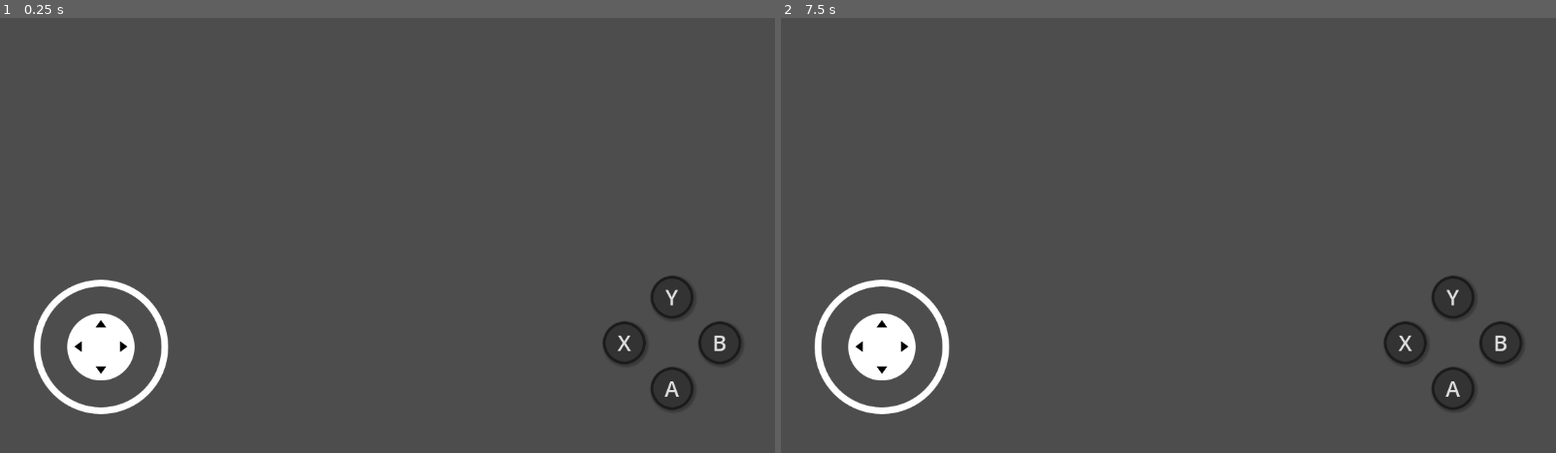
Above: before the commit, frames 1-2 (left to right).
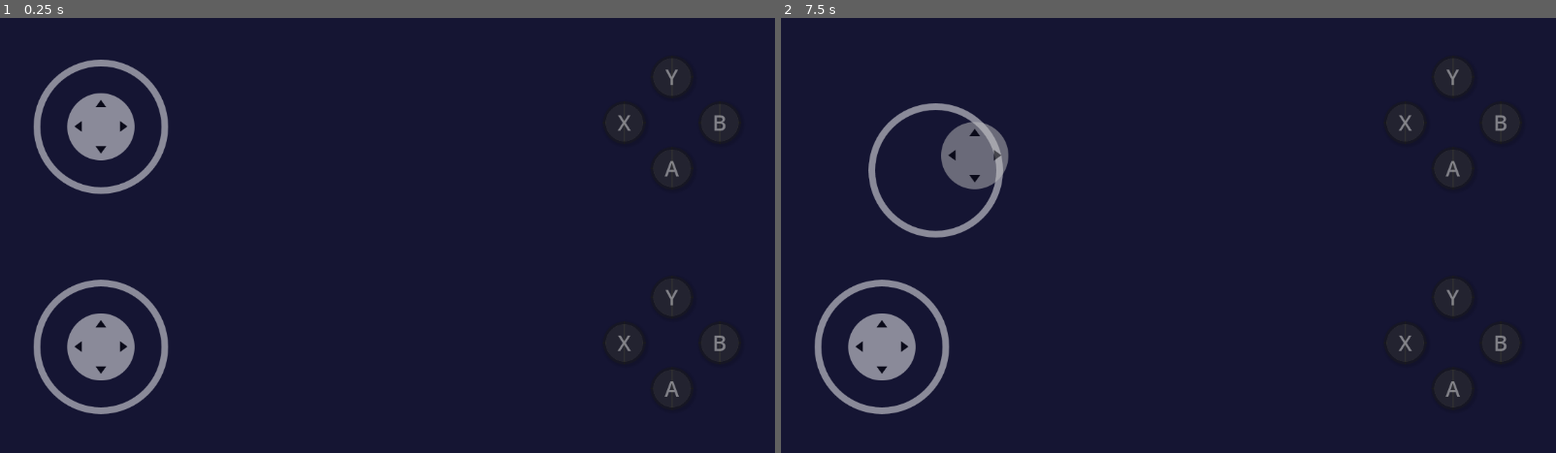
Above: after the commit, the same moments.

Repository: stesim/godot-mobile-controller
Game: Godot game, scene res://example/example_client.tscn
Two runs of this game, one before a commit and one after it. Both use one fixed random seed, a clock stepped at 60 frames per second and the inputs below. Before the commit the project starts from res://controller/virtual_controller.tscn.
Inputs (mouse positions are in pixels of both pictures, inside the frame that each line leads up to):
- Up to frame 1 (0.25 s): no input
- Up to frame 2 (7.5 s): click "A" at 0.5 s; click "B" at 1.25 s; click "Y" at 2 s; click "X" at 2.75 s; tap Enter (ui_accept) at 3.5, 3.77, 4.25, 5, 5.75, 6.5, 6.77, 7.25 s; move the mouse to (1339, 213) at 3.52 s; hold Right (ui_right) 3.53-4.25 s; click (1339, 213) at 3.67 s; drag from (1013, 257) to (1129, 322) at 4.27 s; move the mouse to (1246, 139) at 5.02 s; hold Right (ui_right) 5.03-5.75 s; drag from (1129, 322) to (936, 170) at 5.77 s; move the mouse to (1401, 300) at 6.52 s; hold Left (ui_left) 6.53-7.25 s; drag from (936, 170) to (1052, 126) at 7.27 s

The runs differ from the first frame. In frame 1, 98% of the frame differs, in the area x 0-100%, y 0-100%; in frame 2, 98%.
Error in both runs: Cannot call method 'send_text' on a null value. (res://controller/virtual_controller.gd:66)

Commit message:
fixed main scene

Diff:
--- a/project.godot
+++ b/project.godot
@@ -11,7 +11,7 @@
 [application]
 
 config/name="mobile-controller"
-run/main_scene="res://controller/virtual_controller.tscn"
+run/main_scene="res://example/example_client.tscn"
 config/features=PackedStringArray("4.1", "GL Compatibility")
 config/icon="res://icon.svg"
 
